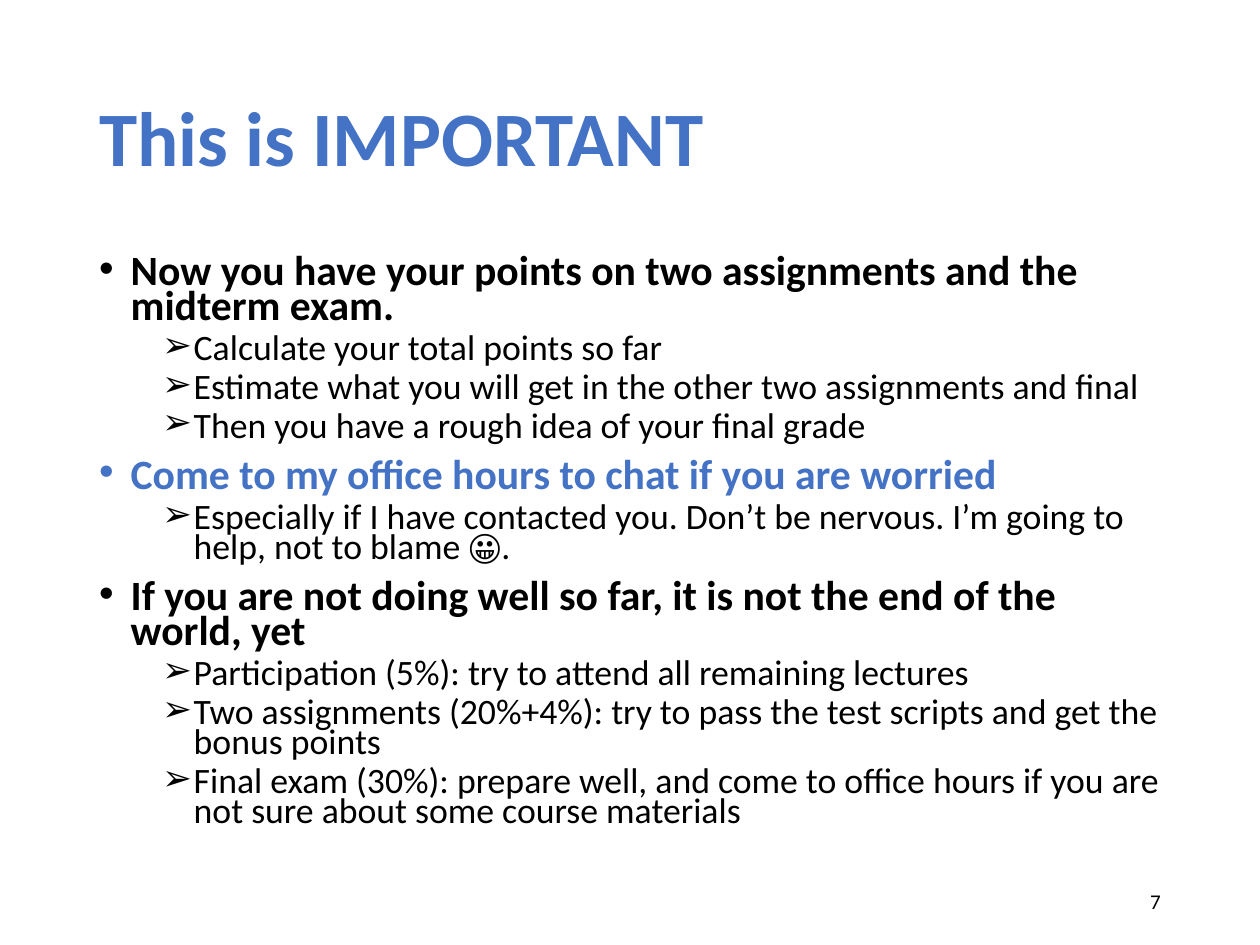
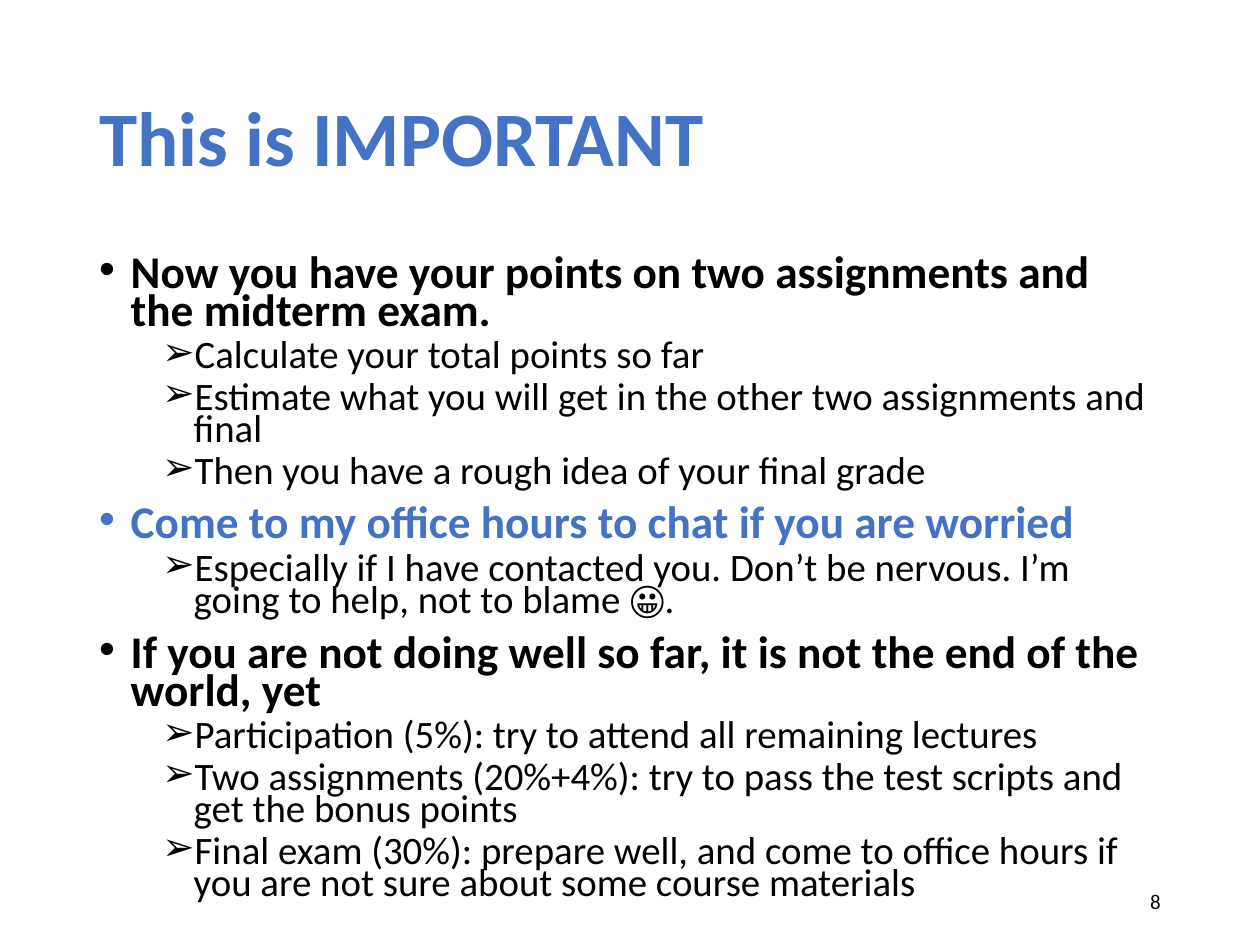
Before and after one commit to xinjin/course-net, a slide deck: slide 8 of slides/lec14_interdomain.pptx (slide 7 before the commit). Drawn at 1260x945 pixels with LibreOffice and Linux fonts; fonts in the diff are those of the drawing. Boxes give left, top, right and bottom in pixels: in the first picture for what was removed or moved away, otherwise in the second. Text is boxed around its words. In the diff, an @@ line names an element or a change of style, - is before the commit and + after.

```diff
--- a/slides/lec14_interdomain.pptx
+++ b/slides/lec14_interdomain.pptx
@@ text "Now you have your points ..." at <box>131,256,1144,903</box>: size 23.8 to 25.9 pt in "Now you have your points on two ...", "Come to my office hours to chat ...", "If you are not doing well so ..."; size 20.4 to 22.2 pt in "Calculate your total points so far", "Estimate what you will get in the ...", "Then you have a rough idea of ...", "Especially if I have contacted you. Don’t ..." and 3 more places @@
@@ page number at <box>1150,894,1161,909</box>: text changed @@
-7
+8
```
Also in this commit, not shown: 1 other slide changed, 1 slide added.
